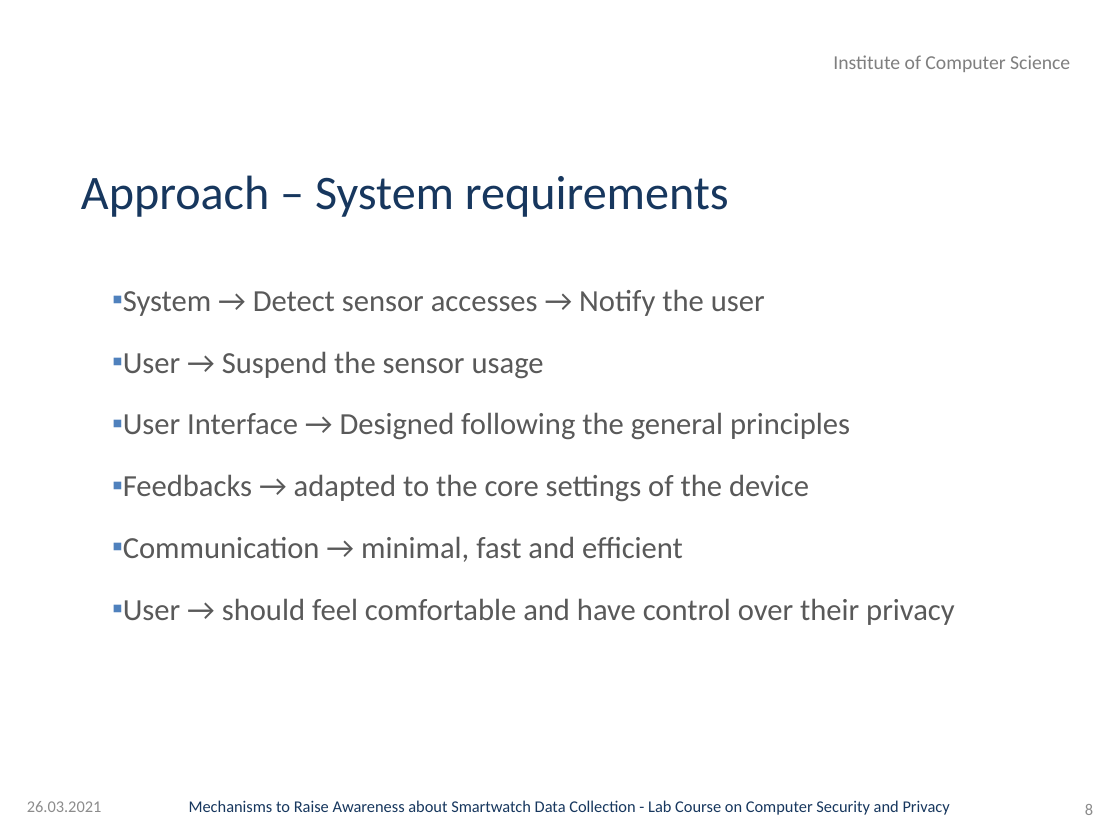
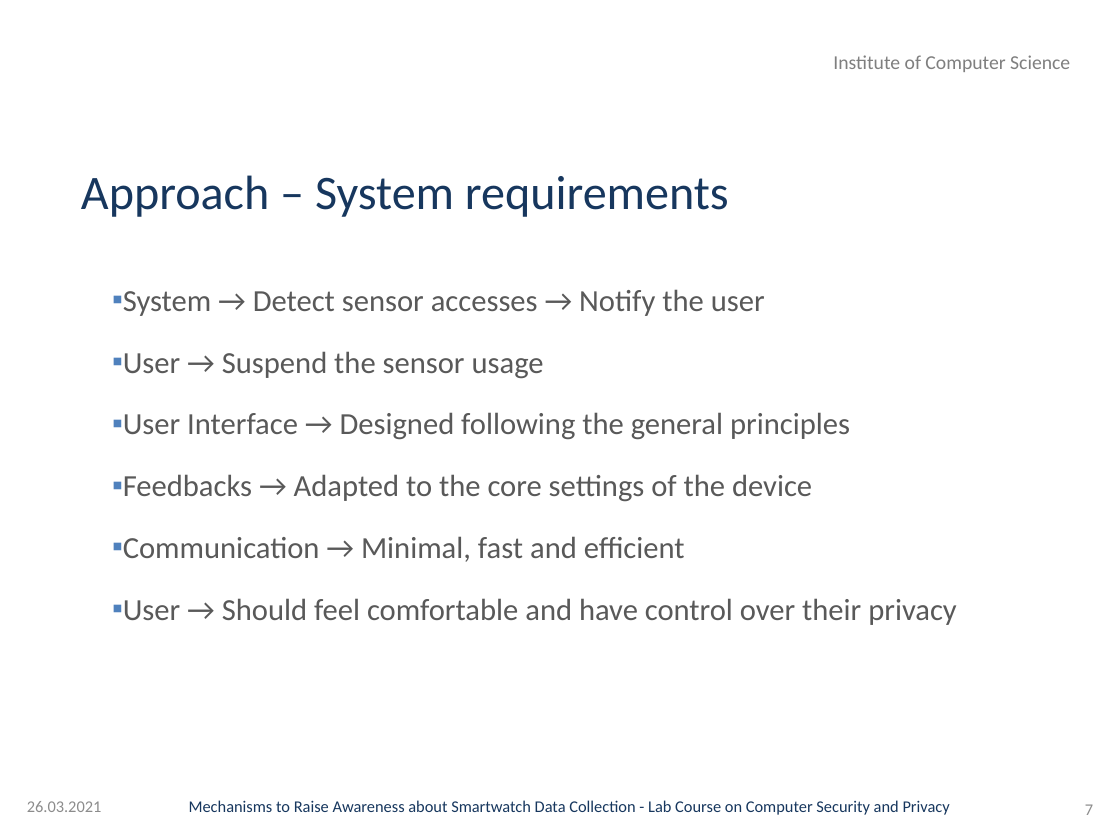
Before and after one commit to GAUG-Contributions/Practical_Course_Computer_Security_and_Privacy, a slide deck: slide 7 of Presentation/Presentation.pptx (slide 8 before the commit). Drawn at 1120x840 pixels with LibreOffice and Linux fonts; fonts in the diff are those of the drawing; background and template pictures are left out. Boxes give left, top, right and bottom in pixels: in the first picture for what was removed or moved away, otherwise in the second. Text is boxed around its words. In the diff, an @@ line names an element or a change of style, - is before the commit and + after.

```diff
--- a/Presentation/Presentation.pptx
+++ b/Presentation/Presentation.pptx
@@ text at (x1=123, y1=474, x2=956, y2=625): text changed @@
-▪ Feedbacks → adapted to the core settings of the device
-▪ Communication → minimal, fast and efficient
-▪ User → should feel comfortable and have control over their privacy
+▪ Feedbacks → Adapted to the core settings of the device
+▪ Communication → Minimal, fast and efficient
+▪ User → Should feel comfortable and have control over their privacy
@@ page number at (x1=1085, y1=804, x2=1093, y2=815): text changed @@
-8
+7
```
Also in this commit, not shown: 7 other slides changed, 1 slide added, 2 slides removed.
